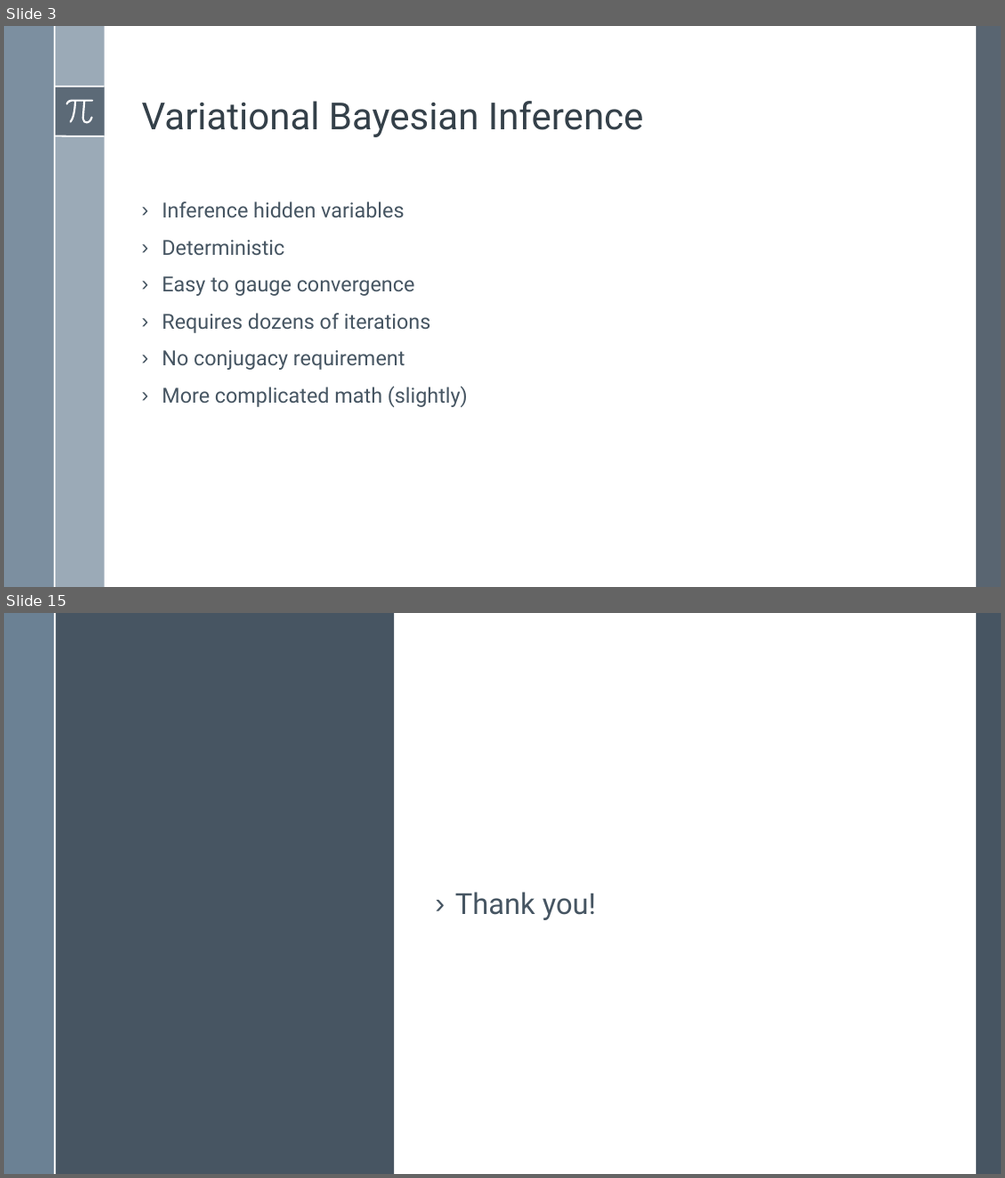
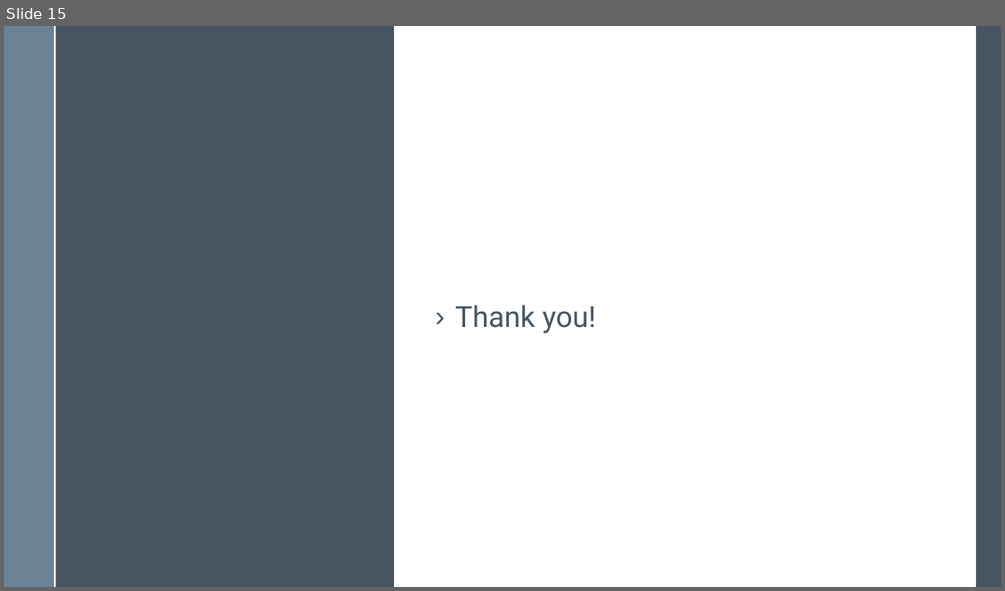
Before and after one commit to BardiaMojra/presentations, a slide deck: a_simple_approach_to_continual_learning_by_transferring_skill_parameters/presentation.odp. Shown one above the other, each under a label of ours: slides 3 and 15 before the commit, slide 15 after it; the slides between them are not shown. The pictures are 1005x1178 and 1005x591 pixels, drawn with LibreOffice and Linux fonts; fonts in the diff are those of the drawing. Boxes give left, top, right and bottom in pixels: in the first picture for what was removed or moved away, otherwise in the second. Text is boxed around its words. In the diff, an @@ line names an element or a change of style, - is before the commit and + after.

```diff
--- a/a_simple_approach_to_continual_learning_by_transferring_skill_parameters/presentation.odp
+++ b/a_simple_approach_to_continual_learning_by_transferring_skill_parameters/presentation.odp
@@ slide 3 removed at [4, 26, 1001, 587], background #FFFFFF; not listed: 6 template elements that a slide beside it also shows @@
@@ rectangle removed at [976, 26, 1001, 587] @@
@@ freeform shape removed at [66, 99, 94, 123] @@
@@ text removed at [142, 101, 644, 137] @@
-Variational Bayesian Inference
@@ text removed at [162, 201, 468, 407] @@
-› Inference hidden variables
-› Deterministic
-› Easy to gauge convergence
-› Requires dozens of iterations
-› No conjugacy requirement
-› More complicated math (slightly)
```
Also in this commit, not shown: 14 slides added, 13 other slides removed, 20 other files.
